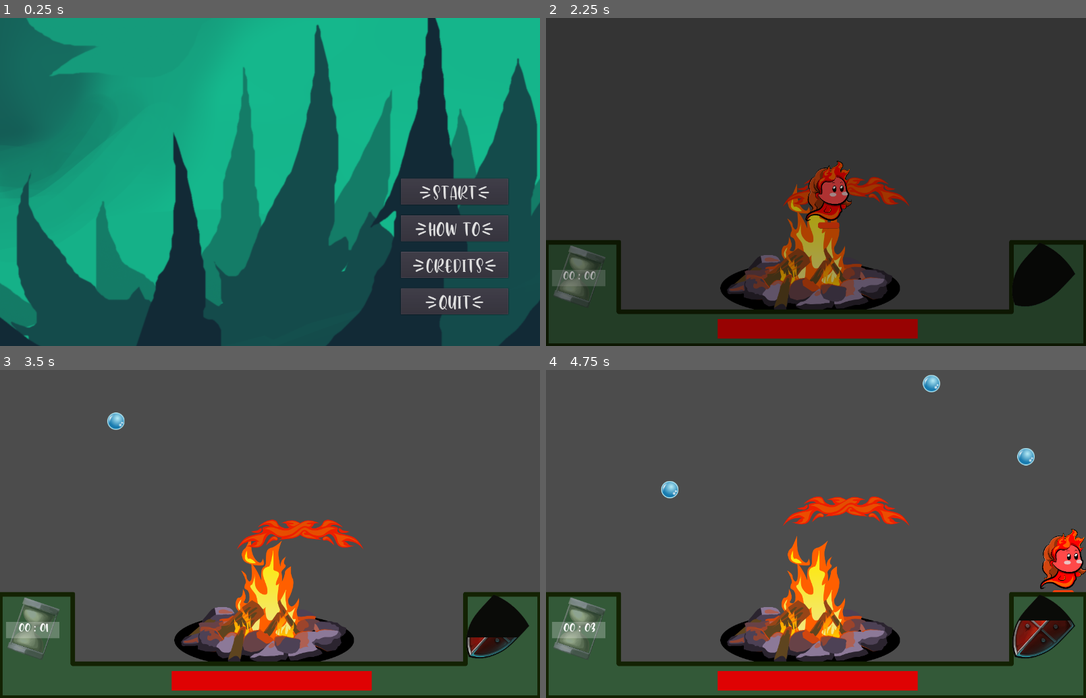
Above: before the commit, frames 1-4 (two rows, left to right).
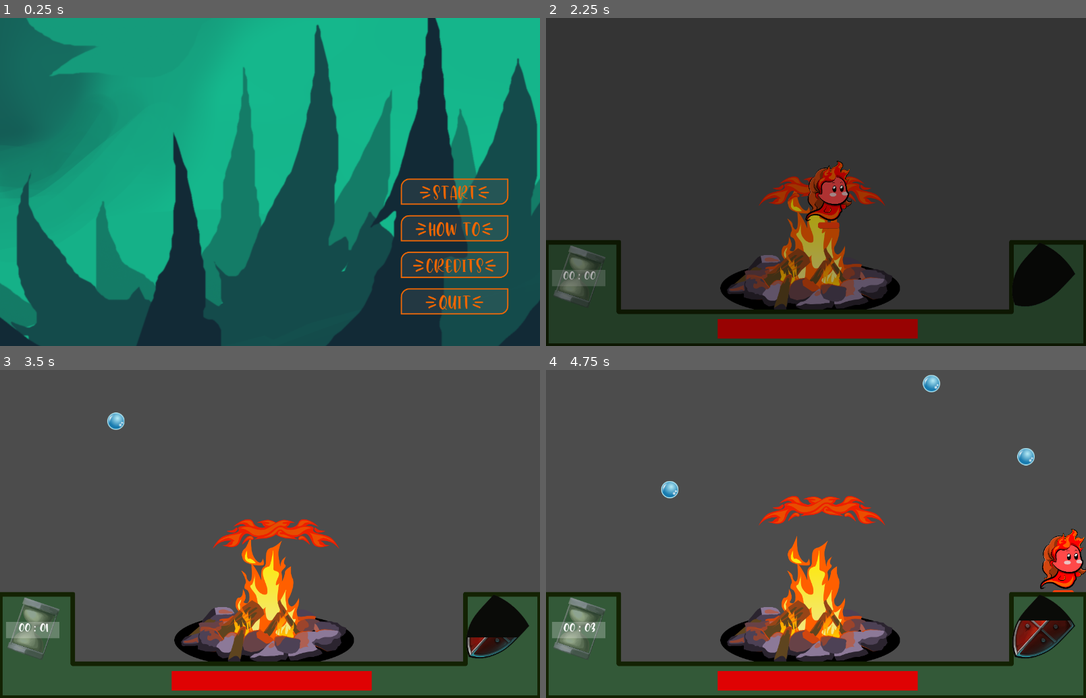
Above: after the commit, the same moments.

Repository: xenoexplorator/ludum46
Game: Godot game, scene res://UI/Menu/MainMenu.tscn
Same seed, same stepped clock (60 frames per second), same inputs: the game is played once before the commit and once after it. The engine's default icon, where the game draws it, is replaced by a stand-in: a white triangle on a blue panel in a dark square.
Inputs:
- Up to frame 1 (0.25 s): no input
- Up to frame 2 (2.25 s): click "{Start}" at 0.5 s; click "{Start}" at 1.25 s; hold D (move_right) from 2.03 s (still down); tap Space (spawn_barrier) at 2.1 s
- Up to frame 3 (3.5 s): release D (move_right) at 2.78 s; hold S (move_down) from 2.78 s (still down); tap Space (spawn_barrier) at 2.85 s
- Up to frame 4 (4.75 s): release S (move_down) at 3.53 s; hold D (move_right) 3.53-4.28 s; tap Space (spawn_barrier) at 3.6, 4.35 s; hold W (move_up) from 4.28 s (still down)

The runs differ from the first frame. In frame 1, 5.2% of the frame differs, in the area x 74-95%, y 48-91%; in frame 2, 0.9%; in frame 3, 1.2%; in frame 4, 1.2%.

Commit message:
barrier et boutons v2

Diff:
--- a/Player/Barrier/Barrier.tscn
+++ b/Player/Barrier/Barrier.tscn
@@ -6,7 +6,7 @@
 [sub_resource type="PhysicsMaterial" id=1]
 
 [sub_resource type="RectangleShape2D" id=2]
-extents = Vector2( 75, 8.25409 )
+extents = Vector2( 138.123, 28.887 )
 
 [node name="Barrier" type="RigidBody2D"]
 position = Vector2( 584.701, 515.307 )
@@ -19,15 +19,15 @@
 
 [node name="Sprite" type="Sprite" parent="."]
 modulate = Color( 0.937255, 0.333333, 0.00784314, 1 )
-position = Vector2( 58.5142, 1.62683 )
+position = Vector2( 1.06543, 0.489319 )
 scale = Vector2( 0.490472, 0.561031 )
 texture = ExtResource( 1 )
 
 [node name="Hitbox" type="CollisionShape2D" parent="."]
-position = Vector2( -0.0498657, 0 )
+position = Vector2( -0.0496826, -0.568726 )
 shape = SubResource( 2 )
 
 [node name="VisibilityNotifier2D" type="VisibilityNotifier2D" parent="."]
-position = Vector2( 62.9254, -8.13384 )
+position = Vector2( 5.47662, -9.27135 )
 scale = Vector2( 10.4656, 1.06599 )
 [connection signal="screen_exited" from="VisibilityNotifier2D" to="." method="_on_VisibilityNotifier2D_screen_exited"]
--- a/UI/Menu/Credits.tscn
+++ b/UI/Menu/Credits.tscn
@@ -44,7 +44,7 @@
 size_flags_horizontal = 3
 custom_fonts/normal_font = ExtResource( 3 )
 bbcode_enabled = true
-bbcode_text = "Programming:
+bbcode_text = "[color=black]Programming:
 
 [tornado]      [color=yellow]Cédric Pinard[/color]
 
@@ -76,7 +76,7 @@
 size_flags_vertical = 3
 custom_fonts/normal_font = ExtResource( 3 )
 bbcode_enabled = true
-bbcode_text = "Artwork:
+bbcode_text = "[color=black]Artwork:
 
 [tornado] [color=fuchsia]     Olivier Boily"
 text = "Artwork:
@@ -90,7 +90,7 @@
 size_flags_vertical = 3
 custom_fonts/normal_font = ExtResource( 3 )
 bbcode_enabled = true
-bbcode_text = "Extra credits:
+bbcode_text = "[color=black]Extra credits:
 
 	 [color=green]Avocado Creamy Font[/color] By
 	      [shake]Almarkhatype Studio"
--- a/UI/Menu/MainMenu.tscn
+++ b/UI/Menu/MainMenu.tscn
@@ -1,14 +1,49 @@
-[gd_scene load_steps=6 format=2]
+[gd_scene load_steps=10 format=2]
 
 [ext_resource path="res://UI/fonts/titlescreenfont.tres" type="DynamicFont" id=1]
 [ext_resource path="res://UI/Menu/MainMenu.gd" type="Script" id=2]
 [ext_resource path="res://UI/Menu/HowTo.tscn" type="PackedScene" id=3]
 [ext_resource path="res://UI/Menu/fake_background.png" type="Texture" id=4]
 [ext_resource path="res://UI/Menu/Credits.tscn" type="PackedScene" id=5]
+[ext_resource path="res://UI/styles/button_flatbox.tres" type="StyleBox" id=6]
+
+[sub_resource type="StyleBoxFlat" id=1]
+bg_color = Color( 0.6, 0.6, 0.6, 0.415686 )
+border_width_left = 3
+border_width_top = 3
+border_width_right = 3
+border_width_bottom = 3
+border_color = Color( 0.94902, 0.403922, 0.00784314, 1 )
+corner_radius_top_left = 20
+corner_radius_bottom_right = 20
+
+[sub_resource type="StyleBoxFlat" id=3]
+bg_color = Color( 0.6, 0.6, 0.6, 0.415686 )
+border_width_left = 3
+border_width_top = 3
+border_width_right = 3
+border_width_bottom = 3
+border_color = Color( 0.94902, 0.403922, 0.00784314, 1 )
+corner_radius_top_left = 20
+corner_radius_bottom_right = 20
+
+[sub_resource type="Theme" id=2]
+Button/colors/font_color = Color( 0.94902, 0.403922, 0.00784314, 1 )
+Button/colors/font_color_disabled = Color( 0.9, 0.9, 0.9, 0.2 )
+Button/colors/font_color_hover = Color( 0.94902, 0.403922, 0.00784314, 1 )
+Button/colors/font_color_pressed = Color( 0.698039, 0.301961, 0.0117647, 1 )
+Button/constants/hseparation = 2
+Button/fonts/font = ExtResource( 1 )
+Button/styles/disabled = null
+Button/styles/focus = null
+Button/styles/hover = SubResource( 1 )
+Button/styles/normal = ExtResource( 6 )
+Button/styles/pressed = SubResource( 3 )
 
 [node name="MainMenu" type="Control"]
 anchor_right = 1.0
 anchor_bottom = 1.0
+theme = SubResource( 2 )
 script = ExtResource( 2 )
 __meta__ = {
 "_edit_use_anchors_": false
--- /dev/null
+++ b/UI/styles/button_flatbox.tres
@@ -0,0 +1,11 @@
+[gd_resource type="StyleBoxFlat" format=2]
+
+[resource]
+bg_color = Color( 0.6, 0.6, 0.6, 0.121569 )
+border_width_left = 3
+border_width_top = 3
+border_width_right = 3
+border_width_bottom = 3
+border_color = Color( 0.94902, 0.403922, 0.00784314, 1 )
+corner_radius_top_left = 20
+corner_radius_bottom_right = 20
